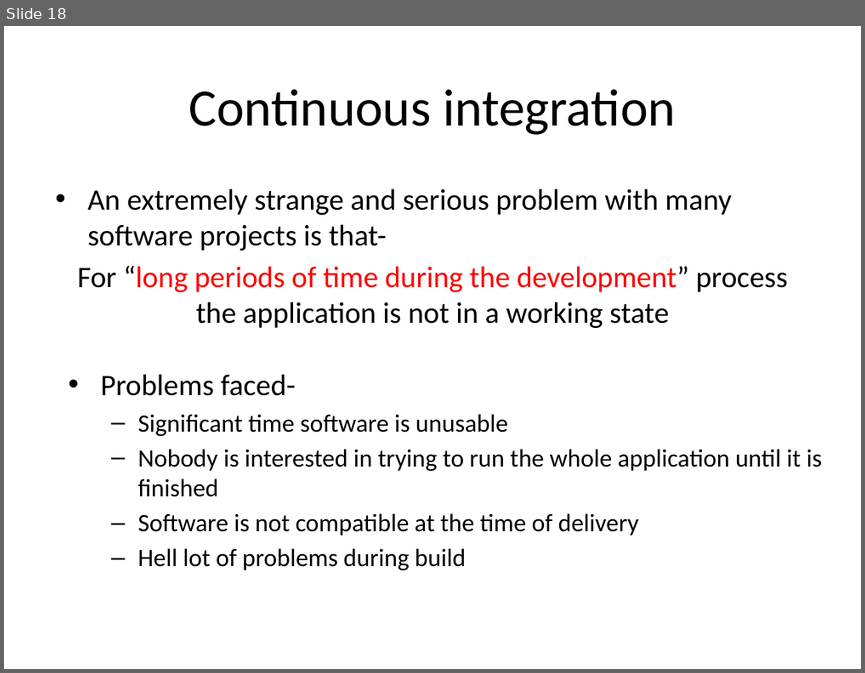
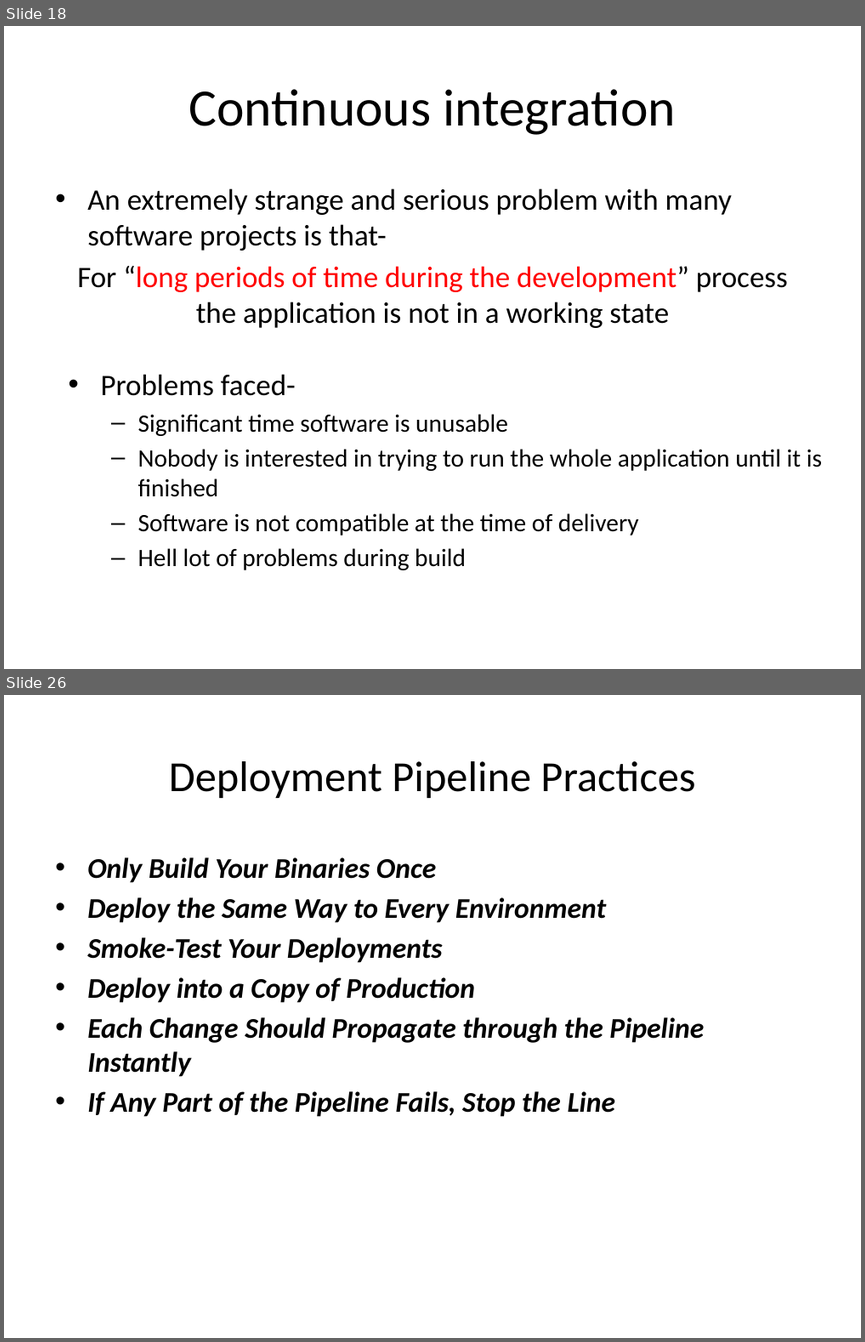
Before and after one commit to tanyas23/CD, a slide deck: CD.pptx. Shown one above the other, each under a label of ours: slide 18 before the commit, slides 18 and 26 after it; the slides between them are not shown. The pictures are 865x673 and 865x1342 pixels, drawn with LibreOffice and Linux fonts; fonts in the diff are those of the drawing. Boxes give left, top, right and bottom in pixels: in the first picture for what was removed or moved away, otherwise in the second. Text is boxed around its words. In the diff, an @@ line names an element or a change of style, - is before the commit and + after.

```diff
--- a/CD.pptx
+++ b/CD.pptx
@@ slide 26 added at <box>4,695,861,1338</box>, background #FFFFFF @@
@@ title added at <box>169,761,695,798</box>, 36 pt, text #000000 @@
+Deployment Pipeline Practices
@@ text added at <box>87,857,704,1117</box>, 24 pt, text #000000, bold, italic @@
+• Only Build Your Binaries Once
+• Deploy the Same Way to Every Environment
+• Smoke-Test Your Deployments
+• Deploy into a Copy of Production
+• Each Change Should Propagate through the Pipeline Instantly
+• If Any Part of the Pipeline Fails, Stop the Line
```
Also in this commit, not shown: 1 slide changed, 9 other slides added.
